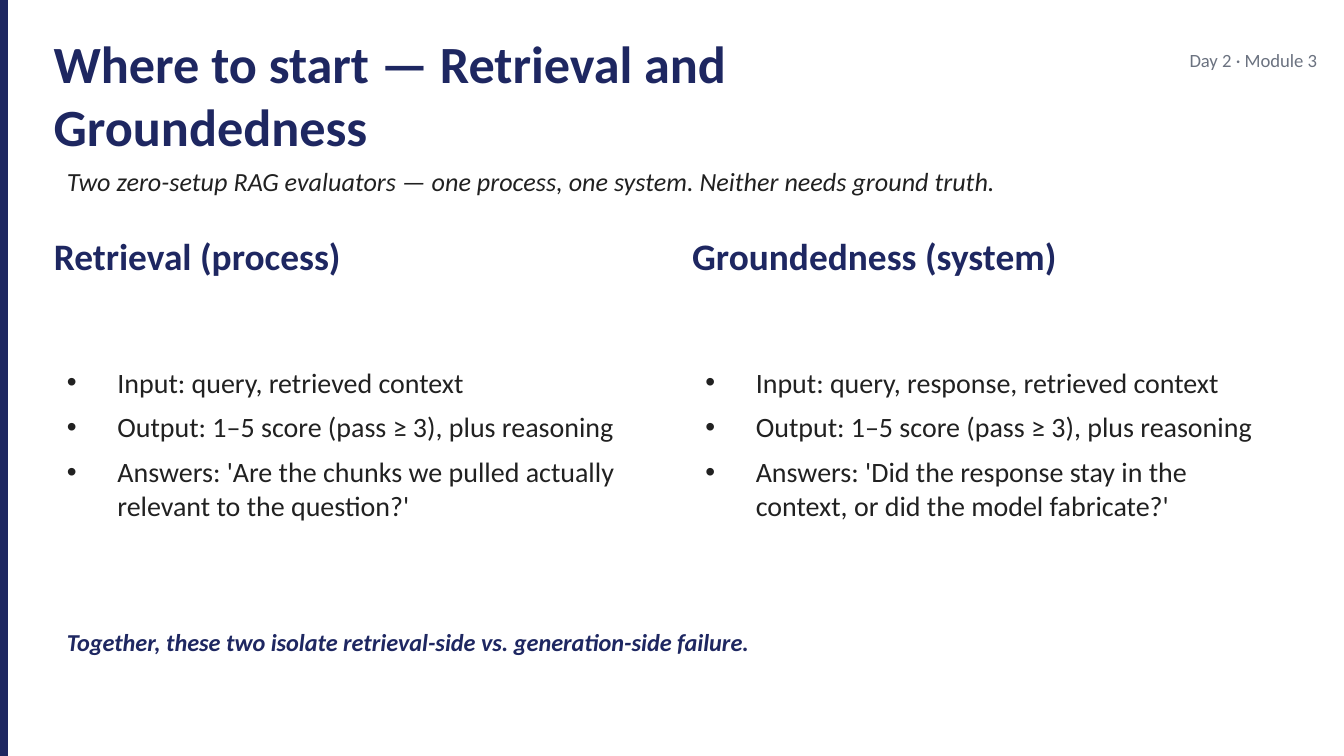
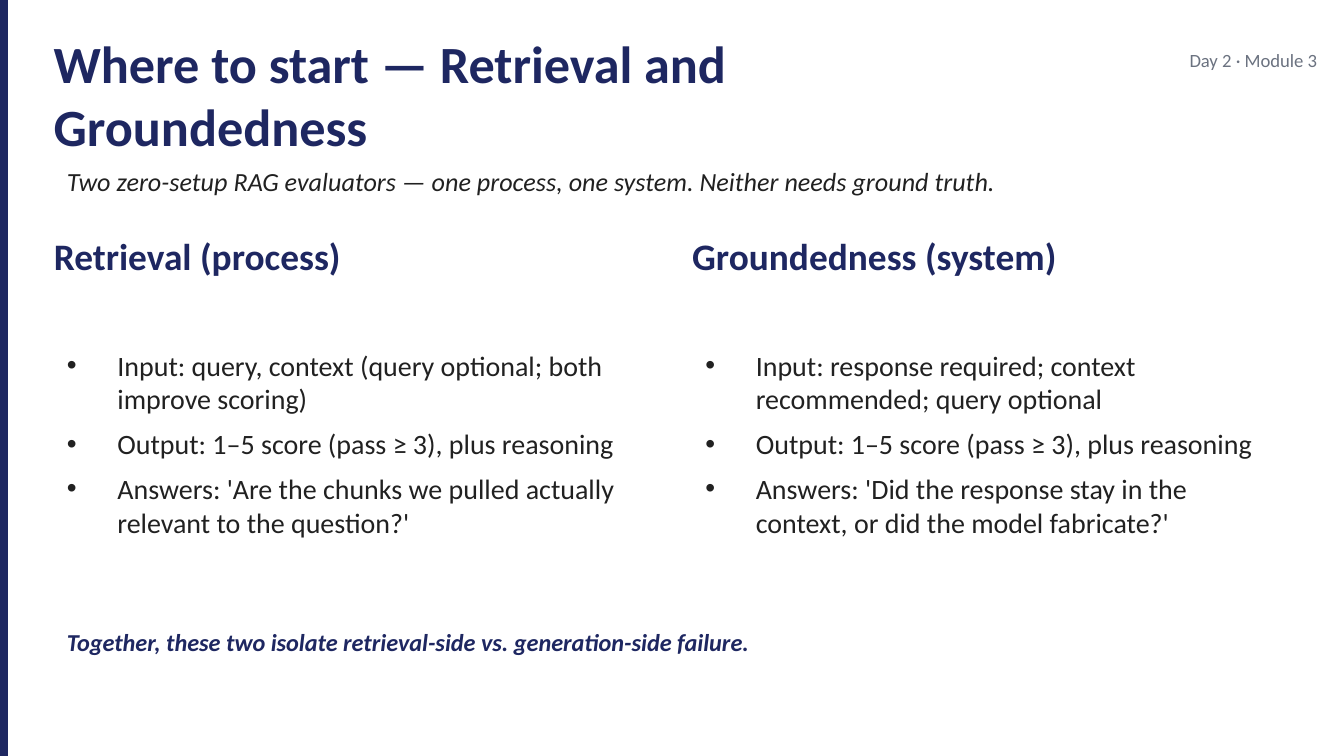
Before and after one commit to JimPiquant/Building-AI-Apps-and-Agents, a slide deck: slide 5 of decks/day2/module-3-eval-retrieval.pptx. Drawn at 1344x756 pixels with LibreOffice and Linux fonts; fonts in the diff are those of the drawing. Boxes give left, top, right and bottom in pixels: in the first picture for what was removed or moved away, otherwise in the second. Text is boxed around its words. In the diff, an @@ line names an element or a change of style, - is before the commit and + after.

```diff
--- a/decks/day2/module-3-eval-retrieval.pptx
+++ b/decks/day2/module-3-eval-retrieval.pptx
@@ text at bbox=[117, 355, 602, 414]: text changed @@
-• Input: query, retrieved context
+• Input: query, context (query optional; both improve scoring)
@@ text at bbox=[756, 356, 1136, 414]: text changed @@
-• Input: query, response, retrieved context
+• Input: response required; context recommended; query optional
```
Also in this commit, not shown: 2 other slides changed, 8 other files.
